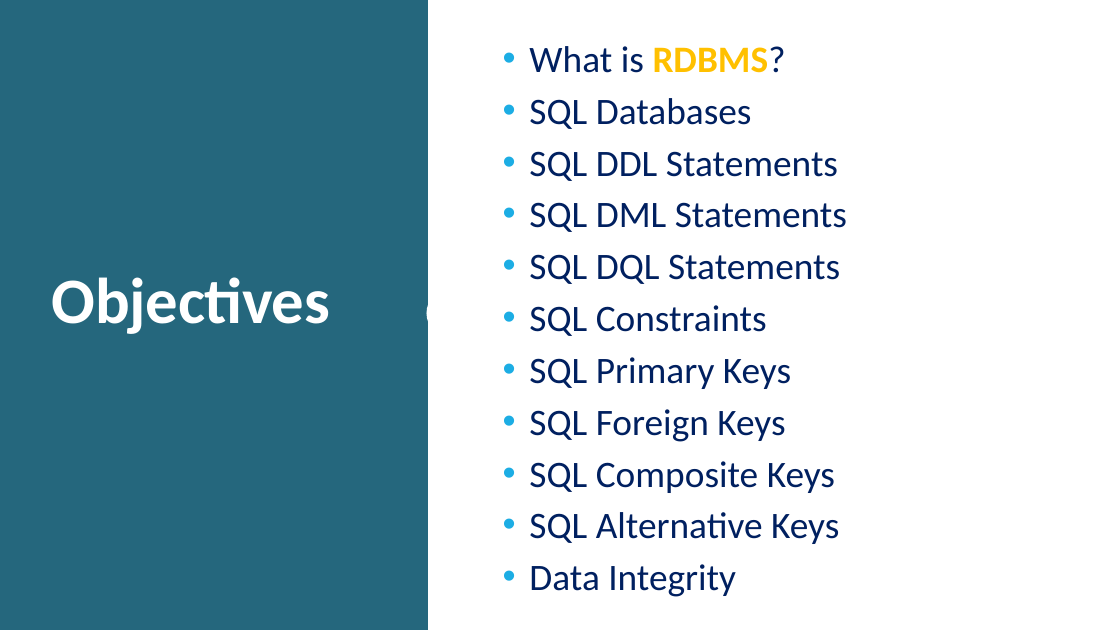
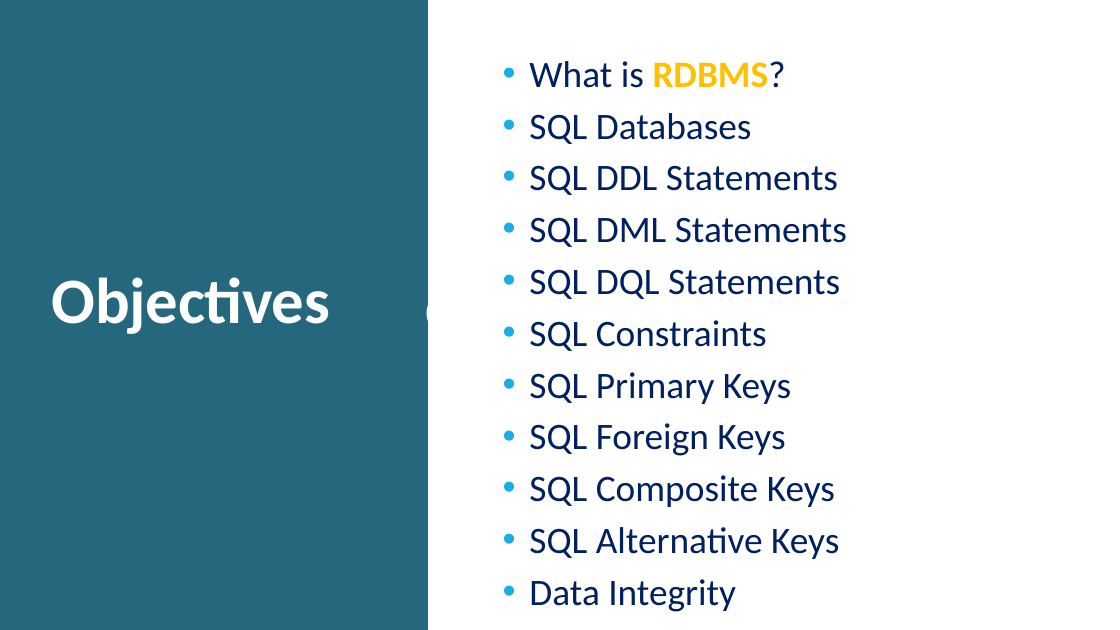
Before and after one commit to craftmulesoft/DataEngineering, a slide deck: slide 2 of Module 2 - SQL & Data Modeling/Database Design - RDBMS.pptx. Drawn at 1120x630 pixels with LibreOffice and Linux fonts; fonts in the diff are those of the drawing; background and template pictures are left out. Boxes give left, top, right and bottom in pixels: in the first picture for what was removed or moved away, otherwise in the second. Text is boxed around its words. In the diff, an @@ line names an element or a change of style, - is before the commit and + after.

Commit message:
Data Engineering Accelerator Program

```diff
--- a/Module 2 - SQL & Data Modeling/Database Design - RDBMS.pptx
+++ b/Module 2 - SQL & Data Modeling/Database Design - RDBMS.pptx
@@ text "What is RDBMS?": place and size @@
-text "What is RDBMS?" at <box>529,46,847,597</box>
+text "What is RDBMS?" at <box>529,61,847,612</box>
```
Also in this commit, not shown: 4 slides added, 6 other files.
